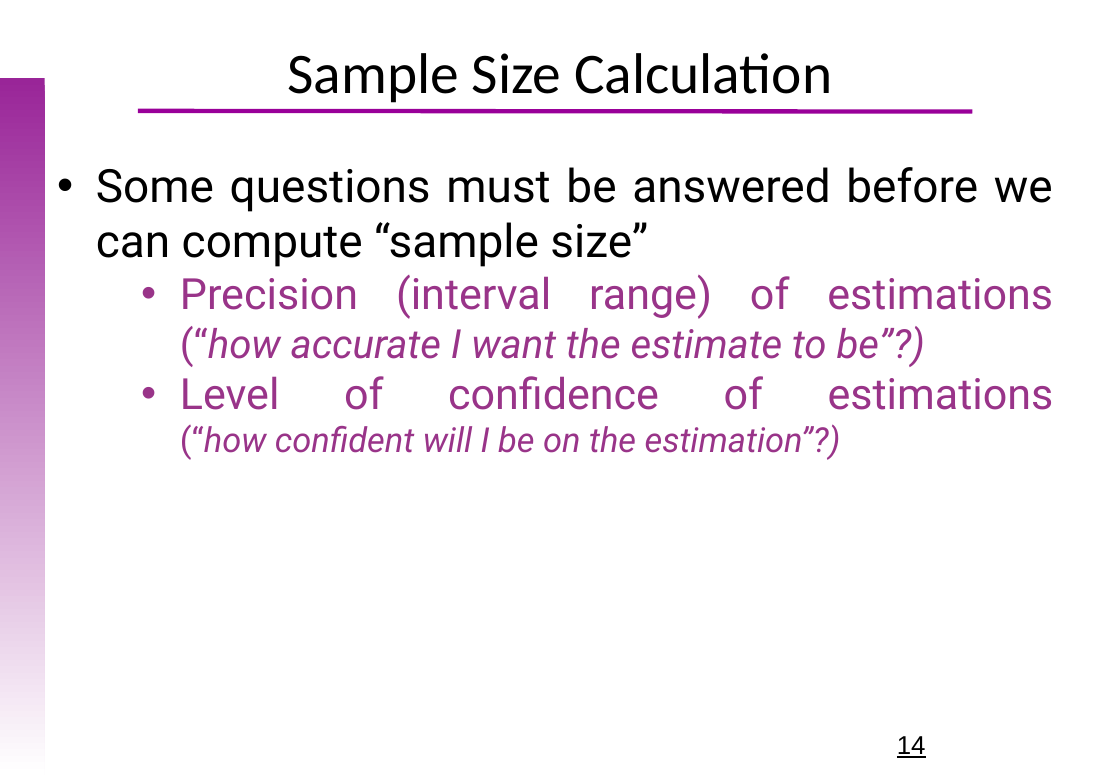
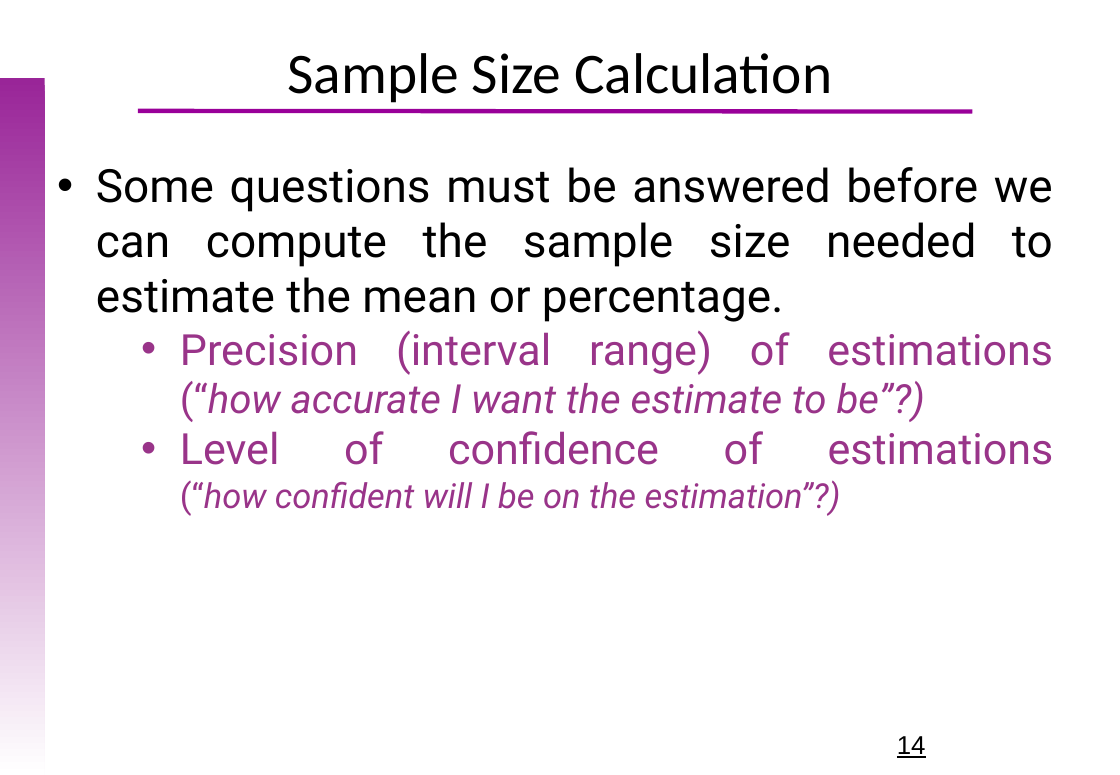
Before and after one commit to uebvhir/Course_Basic_Statistics_2019, a slide deck: slide 14 of Sessio_5/EBB_2018_Session_5_Sample_Size_(1).pptx. Drawn at 1120x775 pixels with LibreOffice and Linux fonts; fonts in the diff are those of the drawing; background and template pictures are left out. Boxes give left, top, right and bottom in pixels: in the first picture for what was removed or moved away, otherwise in the second. Text is boxed around its words. In the diff, an @@ line names an element or a change of style, - is before the commit and + after.

Commit message:
Sample SIze presentation has been updated
Some errors have been corrected and sample size for testing has been introduced (yet to be completed)

```diff
--- a/Sessio_5/EBB_2018_Session_5_Sample_Size_(1).pptx
+++ b/Sessio_5/EBB_2018_Session_5_Sample_Size_(1).pptx
@@ text at box(96, 167, 1053, 322): text changed @@
-• Some questions must be answered before we can compute “sample size”
+• Some questions must be answered before we can compute the sample size needed to estimate the mean or percentage.
```
Also in this commit, not shown: 7 other slides changed, 3 slides added, 1 other file.
